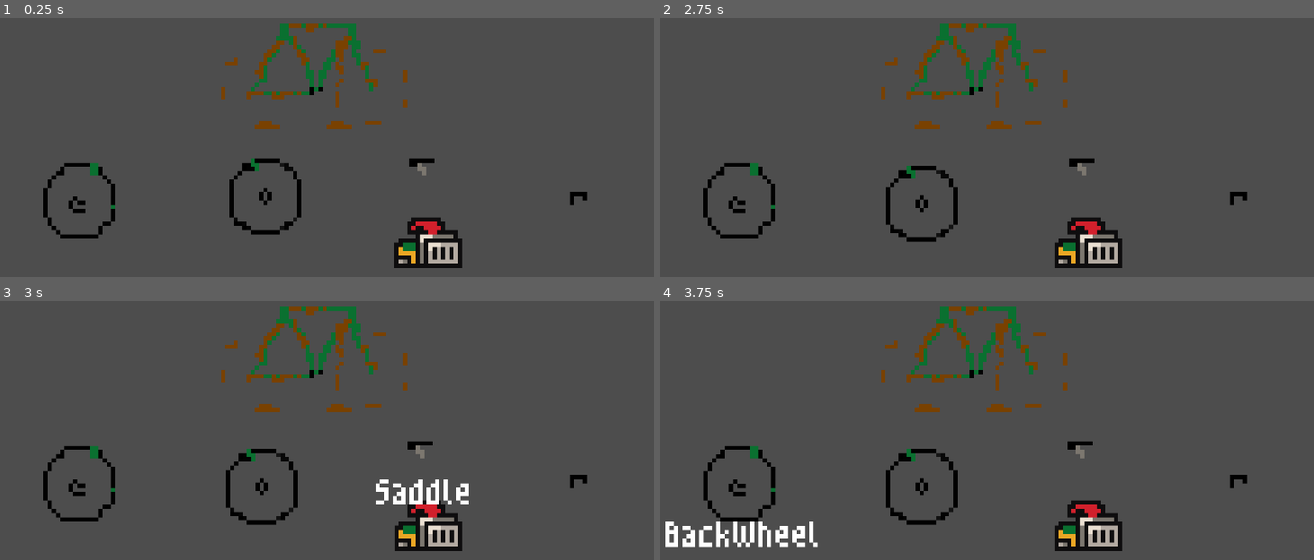
Above: before the commit, frames 1-4 (two rows, left to right).
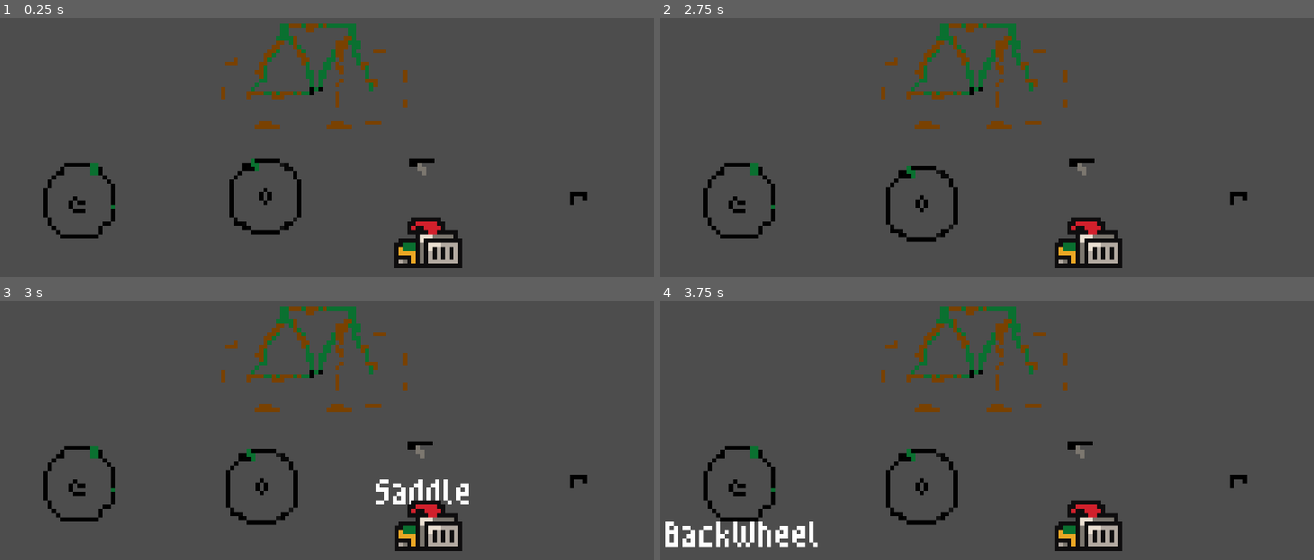
Above: after the commit, the same moments.

Repository: javierrcalvete/bikeShop
Game: Godot game, scene res://scenes/game.tscn
The game is run twice, just before and just after one commit, with the same random seed, the same clock (stepped at 60 frames per second) and the same inputs.
Inputs (mouse positions are in pixels of both pictures, inside the frame that each line leads up to):
- Up to frame 1 (0.25 s): no input
- Up to frame 2 (2.75 s): tap Enter at 0.5, 2 s; move the mouse to (973, 77) at 0.52 s; click (973, 77) at 0.6 s; tap Space at 1.25 s; move the mouse to (921, 196) at 1.27 s; click (921, 196) at 1.35 s; move the mouse to (1085, 245) at 2.02 s; click (1085, 245) at 2.1 s
- Up to frame 3 (3 s): tap Space at 2.75 s; move the mouse to (425, 448) at 2.77 s; click (425, 448) at 2.85 s
- Up to frame 4 (3.75 s): tap Enter at 3.5 s; move the mouse to (738, 482) at 3.52 s; click (738, 482) at 3.6 s

Frames 1-2 are identical in both runs. In frame 3, less than 0.1% of the frame differs, in the area x 62-68%, y 76-79%; in frame 4, nothing differs.

Commit message:
change order limpiador in tree

Diff:
--- a/scenes/game.tscn
+++ b/scenes/game.tscn
@@ -37,9 +37,6 @@
 [node name="WheelFront" parent="BikeParts" instance=ExtResource("6_nioxd")]
 position = Vector2(-13, 26)
 
-[node name="Limpiador" parent="BikeParts" instance=ExtResource("2_76j67")]
-position = Vector2(25, 40)
-
 [node name="Saddle" parent="BikeParts" instance=ExtResource("5_j26jv")]
 position = Vector2(24, 21)
 
@@ -49,4 +46,5 @@
 [node name="Handlebar" parent="BikeParts" instance=ExtResource("8_adx2t")]
 position = Vector2(61, 28)
 
-[connection signal="area_entered" from="BikeParts/Saddle" to="BikeParts/Saddle" method="_on_area_entered"]
+[node name="Limpiador" parent="BikeParts" instance=ExtResource("2_76j67")]
+position = Vector2(25, 40)
